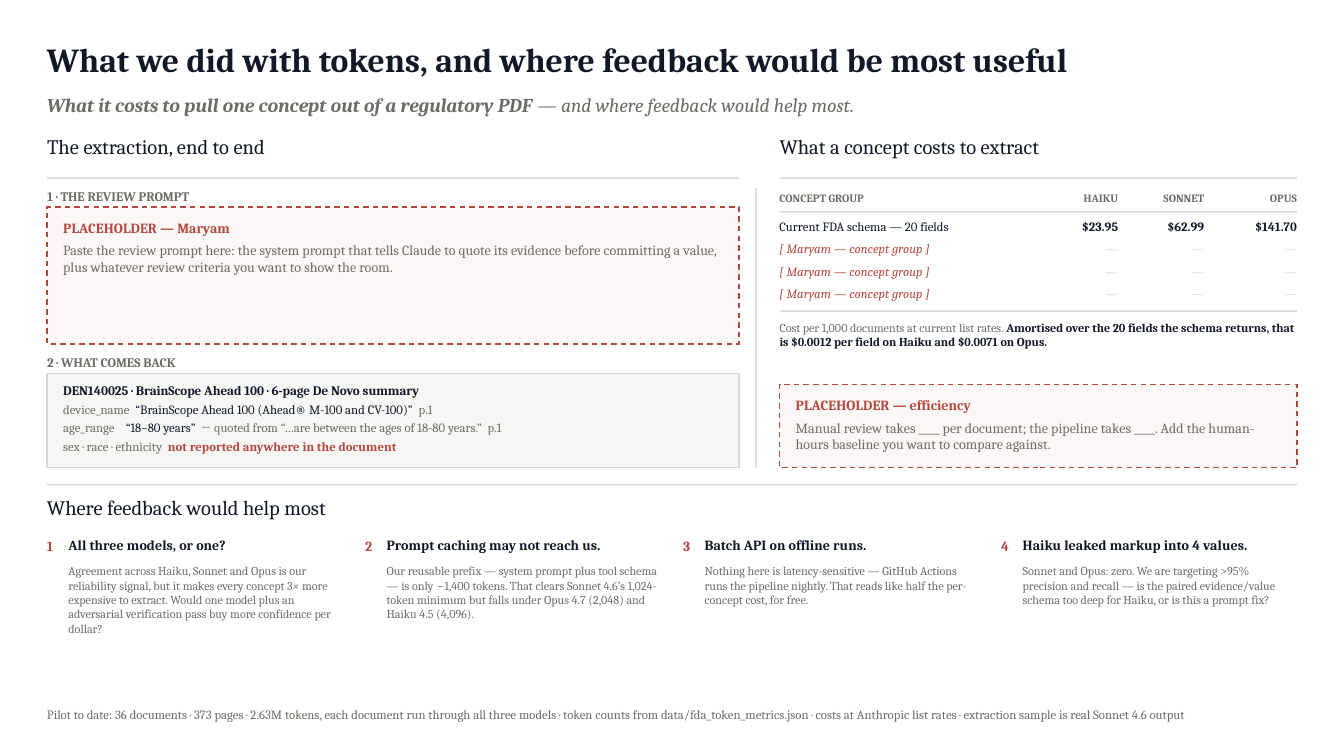
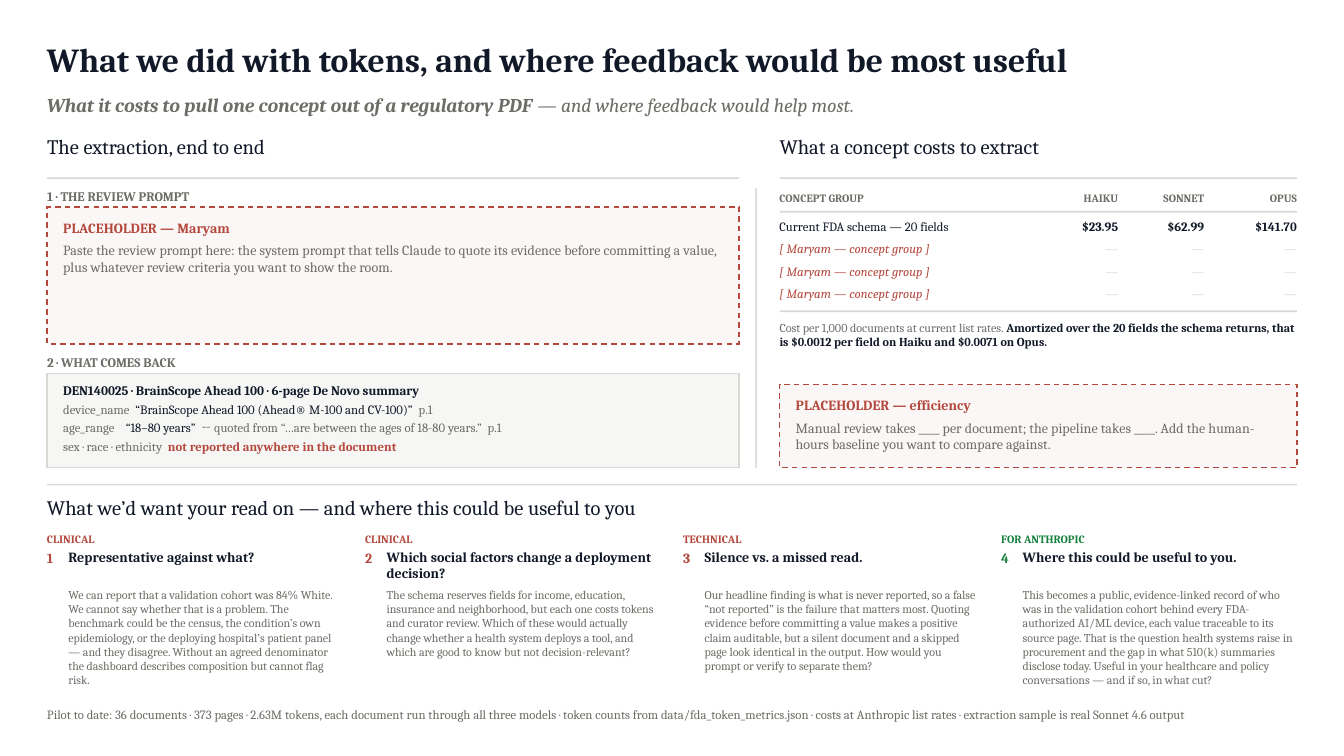
Before and after one commit to michaeldgreenphd/clinical-trial-populations, a slide deck: slide 2 of slides/Presentation_for_Anthropic_Healthcare_filled.pptx. Drawn at 1344x756 pixels with LibreOffice and Linux fonts; fonts in the diff are those of the drawing. Boxes give left, top, right and bottom in pixels: in the first picture for what was removed or moved away, otherwise in the second. Text is boxed around its words. In the diff, an @@ line names an element or a change of style, - is before the commit and + after.

```diff
--- a/slides/Presentation_for_Anthropic_Healthcare_filled.pptx
+++ b/slides/Presentation_for_Anthropic_Healthcare_filled.pptx
@@ text at (780,323,1294,349): text changed @@
-Cost per 1,000 documents at current list rates. Amortised over the 20 fields the schema returns, that is $0.0012 per field on Haiku and $0.0071 on Opus.
+Cost per 1,000 documents at current list rates. Amortized over the 20 fields the schema returns, that is $0.0012 per field on Haiku and $0.0071 on Opus.
@@ text at (47,500,636,520): text changed @@
-Where feedback would help most
+What we’d want your read on — and where this could be useful to you
@@ text added at (47,535,94,543), 6 pt, text #B4483D, bold @@
+CLINICAL
@@ text at (365,535,412,543): text changed; size 7.5 to 6 pt; text colour #111827 to #B4483D @@
-Prompt caching may not reach us.
+CLINICAL
@@ text at (683,535,741,543): text changed; size 6.5 to 6 pt; text colour #6D6C66 to #B4483D; bold on @@
-Nothing here is latency-sensitive — GitHub Actions runs the pipeline nightly. That reads like half the per-concept cost, for free.
+TECHNICAL
@@ text added at (1001,535,1085,543), 6 pt, text #15803D, bold @@
+FOR ANTHROPIC
@@ text at (68,552,254,565): text changed; size 6.5 to 7.5 pt; text colour #6D6C66 to #111827; bold on @@
-Agreement across Haiku, Sonnet and Opus is our reliability signal, but it makes every concept 3× more expensive to extract. Would one model plus an adversarial verification pass buy more confidence per dollar?
+Representative against what?
@@ text removed at (68,540,226,552) @@
-All three models, or one?
@@ text removed at (387,566,657,620) @@
-Our reusable prefix — system prompt plus tool schema — is only ~1,400 tokens. That clears Sonnet 4.6’s 1,024-token minimum but falls under Opus 4.7 (2,048) and Haiku 4.5 (4,096).
@@ text added at (387,552,651,578), 7.5 pt, text #111827, bold @@
+Which social factors change a deployment decision?
@@ text removed at (705,540,866,550) @@
-Batch API on offline runs.
@@ text added at (705,552,862,562), 7.5 pt, text #111827, bold @@
+Silence vs. a missed read.
@@ 4 texts: place and size @@
-4 texts at (47,541,1009,551)
+4 texts at (47,553,1009,563)
@@ text "4" at (1001,553,1009,563): text colour #B4483D to #15803D @@
@@ text removed at (1023,540,1247,553) @@
-Haiku leaked markup into 4 values.
@@ text added at (1023,552,1236,565), 7.5 pt, text #111827, bold @@
+Where this could be useful to you.
@@ text added at (68,591,333,684), 6.4 pt, text #6D6C66 @@
+We can report that a validation cohort was 84% White. We cannot say whether that is a problem. The benchmark could be the census, the condition’s own epidemiology, or the deploying hospital’s patient panel — and they disagree. Without an agreed denominator the dashboard describes composition but cannot flag risk.
@@ text added at (387,590,653,659), 6.4 pt, text #6D6C66 @@
+The schema reserves fields for income, education, insurance and neighborhood, but each one costs tokens and curator review. Which of these would actually change whether a health system deploys a tool, and which are good to know but not decision-relevant?
@@ text at (705,590,975,673): text changed; size 6.5 to 6.4 pt @@
-Sonnet and Opus: zero. We are targeting >95% precision and recall — is the paired evidence/value schema too deep for Haiku, or is this a prompt fix?
+Our headline finding is what is never reported, so a false “not reported” is the failure that matters most. Quoting evidence before committing a value makes a positive claim auditable, but a silent document and a skipped page look identical in the output. How would you prompt or verify to separate them?
@@ text added at (1023,590,1293,686), 6.4 pt, text #6D6C66 @@
+This becomes a public, evidence-linked record of who was in the validation cohort behind every FDA-authorized AI/ML device, each value traceable to its source page. That is the question health systems raise in procurement and the gap in what 510(k) summaries disclose today. Useful in your healthcare and policy conversations — and if so, in what cut?
```
Also in this commit, not shown: 1 other file.
